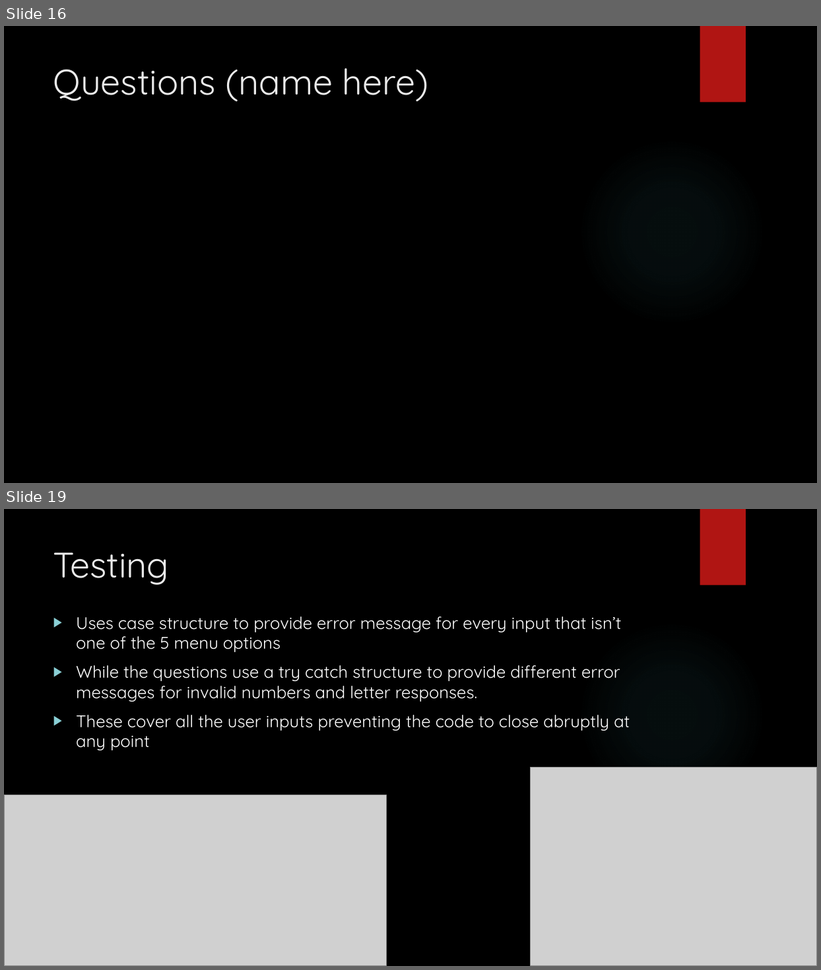
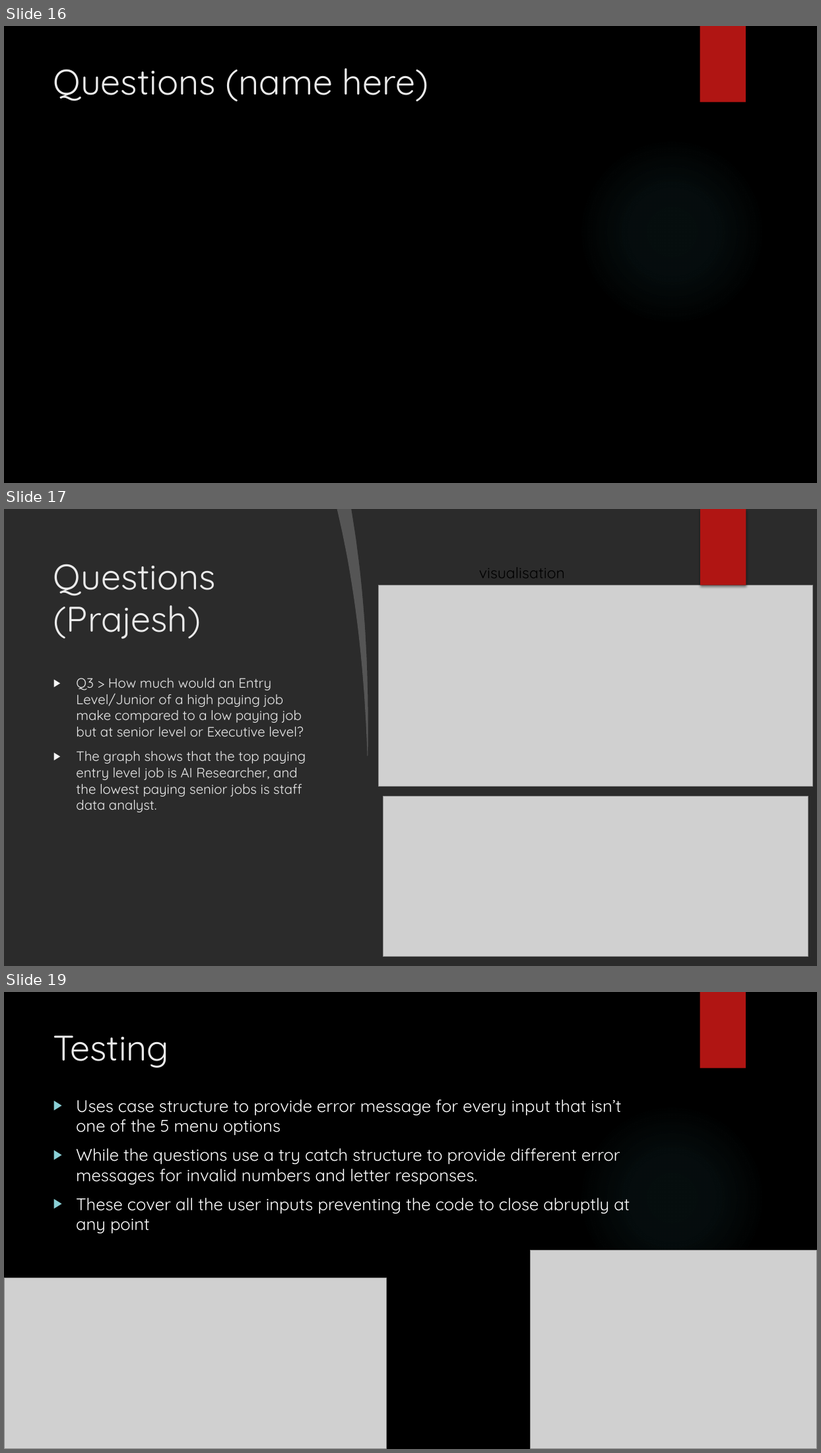
Before and after one commit to csmfduro/salaries, a slide deck: Computer Science Workshop Presentation.pptx. Shown one above the other, each under a label of ours: slides 16 and 19 before the commit, slides 16, 17 and 19 after it; the slides between them are not shown. The pictures are 821x970 and 821x1453 pixels, drawn with LibreOffice and Linux fonts; fonts in the diff are those of the drawing; grey boxes stand for pictures; background and template pictures are left out; a plain dark background stands for a picture behind light text. Boxes give left, top, right and bottom in pixels: in the first picture for what was removed or moved away, otherwise in the second. Text is boxed around its words. In the diff, an @@ line names an element or a change of style, - is before the commit and + after.

```diff
--- a/Computer Science Workshop Presentation.pptx
+++ b/Computer Science Workshop Presentation.pptx
@@ slide 17 added at [4,509,817,966], background picture (left out); not listed: 1 template element that a slide beside it also shows @@
@@ freeform shape added at [337,509,374,757], fill #FFFFFF at 20% opacity @@
@@ freeform shape added at [351,509,817,966], fill #FFFFFF @@
@@ rectangle added at [700,509,746,586], fill #B01513 @@
@@ title added at [54,564,216,639], 42 pt, text #EBEBEB @@
+Questions (Prajesh)
@@ text added at [479,567,565,578], 18 pt, text #000000 @@
+visualisation
@@ picture added at [378,586,813,787] @@
@@ ellipse added at [578,621,766,809], fill gradient #F3F3F3 @@
@@ text added at [76,678,306,813], 16 pt, text #EBEBEB @@
+▶ Q3 > How much would an Entry Level/Junior of a high paying job make compared to a low paying job but at senior level or Executive level?
+▶ The graph shows that the top paying entry level job is AI Researcher, and the lowest paying senior jobs is staff data analyst.
@@ picture added at [384,796,809,956] @@
```
Also in this commit, not shown: 1 other slide added, 2 slides removed.
